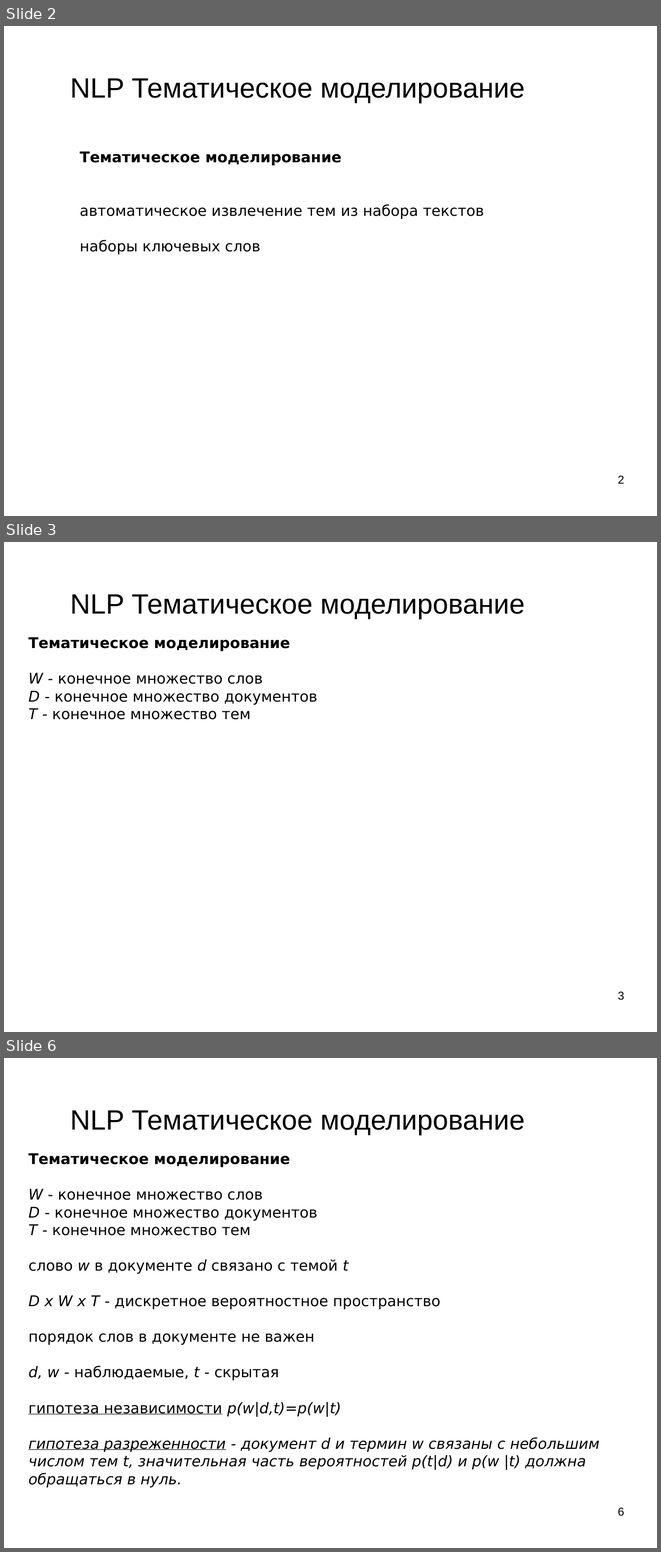
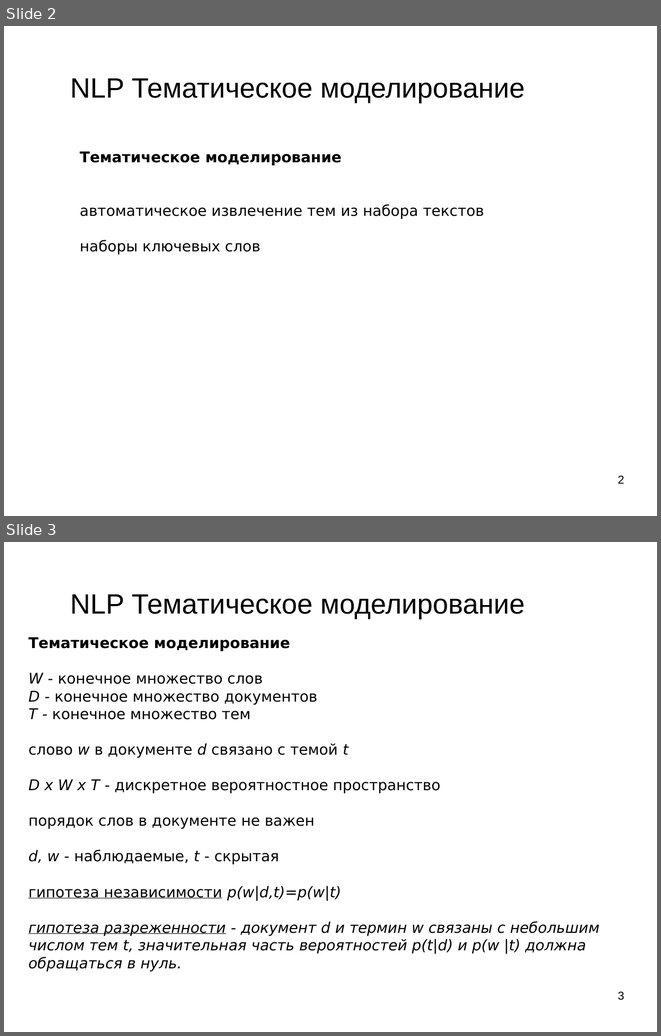
Before and after one commit to mechanoid5/ml_lectorium_2024_I, a slide deck: 25-topic-mod.odp. Shown one above the other, each under a label of ours: slides 2, 3 and 6 before the commit, slides 2 and 3 after it; the slides between them are not shown. The pictures are 661x1552 and 661x1036 pixels, drawn with LibreOffice and Linux fonts; fonts in the diff are those of the drawing; background and template pictures are left out. Boxes give left, top, right and bottom in pixels: in the first picture for what was removed or moved away, otherwise in the second. Text is boxed around its words. In the diff, an @@ line names an element or a change of style, - is before the commit and + after.

```diff
--- a/25-topic-mod.odp
+++ b/25-topic-mod.odp
@@ slide 3 removed at bbox=[4, 542, 657, 1032], background picture (left out) @@
@@ title removed at bbox=[70, 594, 525, 619] @@
-NLP Тематическое моделирование
@@ text removed at bbox=[28, 637, 317, 720] @@
-Тематическое моделирование
-W - конечное множество слов
-D - конечное множество документов
-T - конечное множество тем
@@ page number removed at bbox=[618, 991, 624, 1000] @@
-3
@@ what was slide 6 is now slide 3 @@
@@ page number at bbox=[618, 991, 624, 1000]: text changed @@
-6
+3
```
Also in this commit, not shown: 3 other slides removed, 11 other files.
